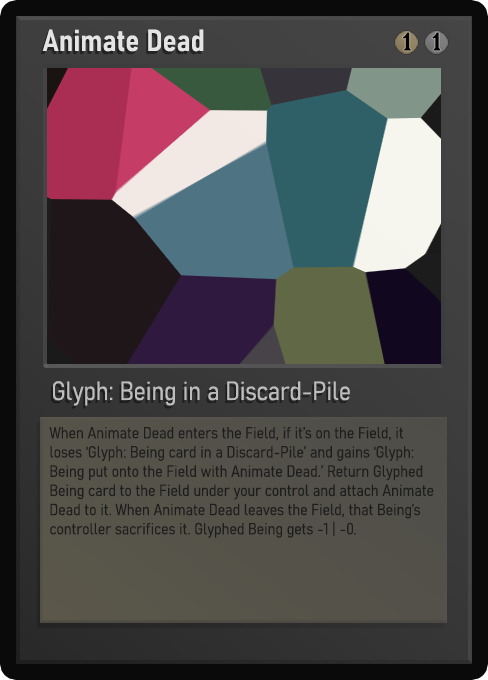
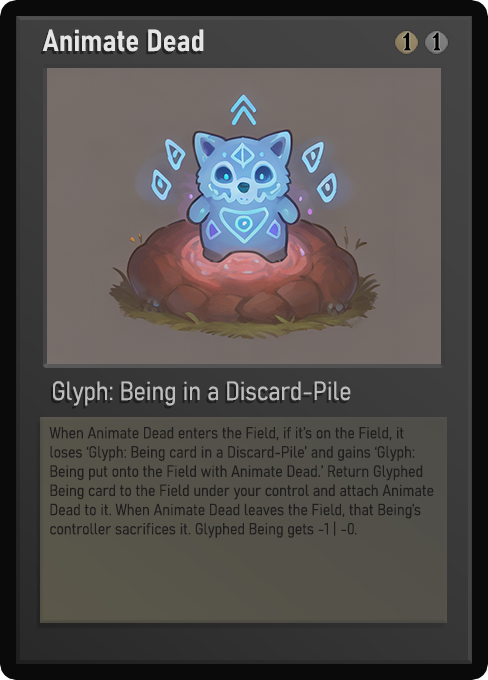
Layer changes from the first 488x680 image to the second:
painted on "Name" over (86, 30, 197, 52)
painted on "Class" over (53, 381, 351, 406)
painted on "Desc_smaller" over (50, 427, 434, 538)
painted on "Artwork" over (47, 68, 441, 364)
